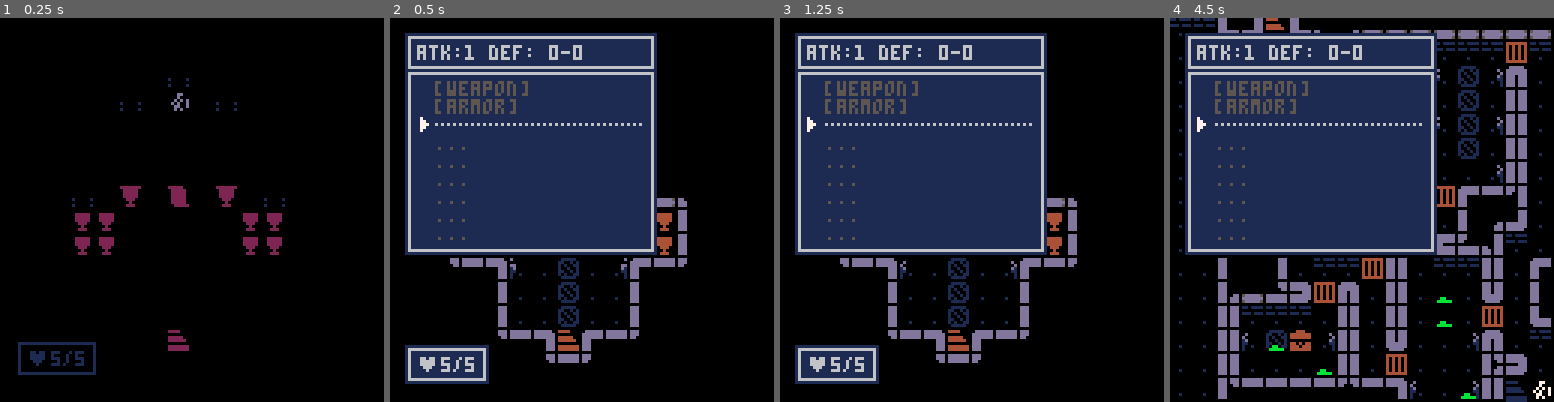
Above: before the commit, frames 1-4 (left to right).
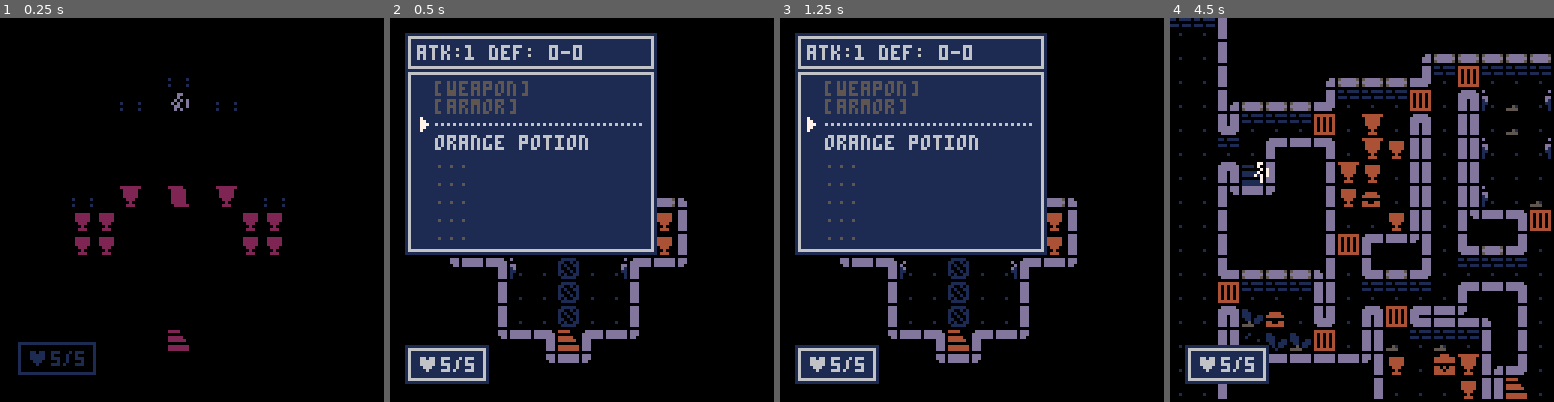
Above: after the commit, the same moments.

Repository: Aeklad/pico8
Game: PICO-8 cartridge rogue.p8
Same seed, same stepped clock (60 frames per second), same inputs: the game is played once before the commit and once after it.
Inputs:
- Up to frame 1 (0.25 s): no input
- Up to frame 2 (0.5 s): tap X (X key) at 0.33 s
- Up to frame 3 (1.25 s): tap O (Z key) at 0.7 s; tap X (X key) at 1.07 s
- Up to frame 4 (4.5 s): hold Right 1.6-2.1 s; tap O (Z key) every 0.4 s from 1.7 to 4.1 s; tap X (X key) at 1.85, 2.97, 4.08 s; hold Up 2.15-2.42 s; hold Right 2.47-3.03 s; hold Left 3.08-3.58 s; hold Down 3.63-3.97 s; hold Right from 4.02 s (still down)

Frame 1 is identical in both runs. In frame 2, 0.7% of the frame differs, in the area x 11-52%, y 30-35%; in frame 3, 0.7%; in frame 4, 59%, in the area x 3-100%, y 0-100%.

Commit message:
items are spawning

Diff:
--- a/rogue.p8
+++ b/rogue.p8
@@ -13,8 +13,7 @@
  itm_stat2=explodeval("0,0,0,0,0,0,1,2,3,4,3,3,1,1,1,1,1,1,0,0,0,0")
  itm_minf=explodeval("1,2,3,4,5,6,1,2,3,4,5,6,1,1,1,1,1,1,1,2,3,4")
  itm_maxf=explodeval("3,4,5,6,7,8,3,4,5,6,7,8,8,8,8,8,8,8,4,6,7,8")
- itm_desc=explode(",,,,,,,,,,,,heals,heals a lot,increases hp, stuns, is cursed, is blessed")
-
+ itm_desc=explode(",,,,,,,,,,,, heals, heals a lot, increases hp, stuns, is cursed, is blessed,,,,")
  mob_name=explode("player,slime,giant bat,skeleton,goblin,hydra,troll,cyclops,zorn")
  mob_ani=explodeval("240,192,196,200,204,208,212,216,220")
  mob_hp=explodeval("5,1,2,3,3,4,5,14,8")
@@ -67,14 +66,8 @@
  p_t=0
  inv,eqp={},{}
  makeipool()
- --eqp[1] - weapon
- --eqp[2] - armor
- --inv[1-6] - inventory
- --takeitem(1)
- --takeitem(2)
- --takeitem(3)
- --takeitem(4)
- --takeitem(5)
+ foodnames()
+ takeitem(16)
  wind={}
  float={}
  talkwind = nil
@@ -174,7 +167,12 @@
 
  if p_t==1 then
   _upd=update_game
-  checkend()
+  if checkend()then
+   if p_mob.stun then
+    p_mob.stun=false
+    doai()
+   end
+  end
  end
 end
 
@@ -465,7 +463,7 @@
  if tle==7 or tle==8 then
   --vase
   sfx(59)
-  mset(destx,desty,1)
+  mset(destx,desty,76)
   if rnd(3)<1 and floor>0 then
    if rnd(5)<1 then
     addmob(getrnd(mobpool),destx,desty)
@@ -475,7 +473,7 @@
     else
      local itm=getrnd(fipool_com)
      takeitem(itm)
-     showmsg(itm_name[itm],60)
+     showmsg(itm_name[itm].."!",60)
     end
    end
   end
@@ -574,6 +572,12 @@
  mb.hp+=hp
  mb.flash=10
  addfloat("+"..hp,mb.x*8,mb.y*8,7)
+end
+
+function stunmob(mb)
+ mb.stun=true
+ mb.flash=10
+ addfloat("stun",mb.x*8-3,mb.y*8,7)
 end
 
 function checkend()
@@ -686,9 +690,24 @@
 
 function eat(itm,mb)
 	local effect=itm_stat1[itm]
+    showmsg(itm_name[itm]..itm_desc[itm],120)
 	if effect==1 then
-		--heal
-		healmob(mb,1)
+     --heal
+     healmob(mb,1)
+    elseif effect==2 then
+     --heal a lot
+     healmob(mb,3)
+    elseif effect==3 then
+     --plus maxhp
+     mb.hpmax+=1
+     healmob(mb,1)
+    elseif effect==4 then
+     --stun
+    stunmob(mb)
+    elseif effect==5 then
+     --curse
+    elseif effect==6 then
+     --bless
 	end
 end
 
@@ -918,6 +937,7 @@
   flp=false,
   ani={},
   flash=0,
+  stun=false,
   hp=mob_hp[typ],
   hpmax=mob_hp[typ],
   atk=mob_atk[typ],
@@ -981,7 +1001,11 @@
  for m in all(mob) do
   if m!=p_mob then
    m.mov=nil
+   if m.stun then
+    m.stun=false
+   else
    moving=m.task(m) or moving
+   end
   end
  end
  if moving then
@@ -1074,7 +1098,7 @@
    local x,y
    repeat
     x,y=flr(rnd(16)),flr(rnd(16))
-  until iswalkable(x,y,"checkmobs")
+  until iswalkable(x,y,"checkmobs") and (mget(x,y)==1 or mget(x,y)==4)
   addmob(getrnd(mobpool),x,y)
   placed+=1
   until placed>=minmons[floor]
@@ -1082,7 +1106,6 @@
 end
 
 function infestroom(r)
- cls()
  local target,x,y=2+flr(rnd((r.w*r.h)/6-1))
  target=min(5,target)
  for i=1,target do
@@ -1156,6 +1179,20 @@
   return getrnd(fipool_com)
  end
 end
+
+function foodnames()
+ local fud,fu=explode("potion,potion,potion,potion,potion,potion,potion,potion,potion,potion,potion,potion")
+ local adj,ad=explode("red,yellow,green,blue,orange,purple,white,black,clear,brown,gray,milky")
+ for i=1,#itm_name do
+  if itm_type[i]=="fud" then
+   fu,ad=getrnd(fud),getrnd(adj)
+   del(fud,fu)
+   del(adj,ad)
+   itm_name[i]=ad.." "..fu
+  end
+ end
+end
+
 
 -->8
 --gen
@@ -1489,7 +1526,7 @@
 function installdoors()
  for d in all(doors) do
   local dx,dy=d.x,d.y
-  if mget(dx,dy)==1 or mget(dx,dy)==4 and isdoor(dx,dy) and not next2tile(dx,dy,13) then
+  if (mget(dx,dy)==1 or mget(dx,dy)==4) and isdoor(dx,dy) and not next2tile(dx,dy,13) then
    mset(dx,dy,13)
    snapshot()
   end
@@ -1577,15 +1614,14 @@
  tarr_dirt=explodeval("1,74,75,76")
  tarr_fern=explodeval("1,70,70,70,71,71,71,72,73,74")
  tarr_vase=explodeval("1,1,7,8")
+ local funcs,func={
+  deco_dirt,
+  deco_torch,
+  deco_carpet,
+  deco_fern,
+  deco_vase
+ },deco_vase
  for r in all(rooms) do
-  local funcs,func={
-   deco_dirt,
-   deco_torch,
-   deco_carpet,
-   deco_fern,
-   deco_vase
-  }
-  func=getrnd(funcs)
   for x=0,r.w-1 do
    for y=r.h-1,1,-1 do
     if mget(r.x+x,r.y+y)==1 then
@@ -1593,6 +1629,7 @@
     end
    end
   end
+  func=getrnd(funcs)
  end
 end
 function deco_torch(r,tx,ty,x,y)
@@ -1643,7 +1680,7 @@
  repeat
   x=r.x+flr(rnd(r.w-2))+1
   y=r.y+flr(rnd(r.h-2))+1
- until mget(x,y)==1 and not next2tile(x,y,13)
+ until mget(x,y)==1
  if rare then
   mset(x,y,12)
  else
Not shown, changed: 21 lines of the sprite sheet (__gfx__) section of rogue.p8
